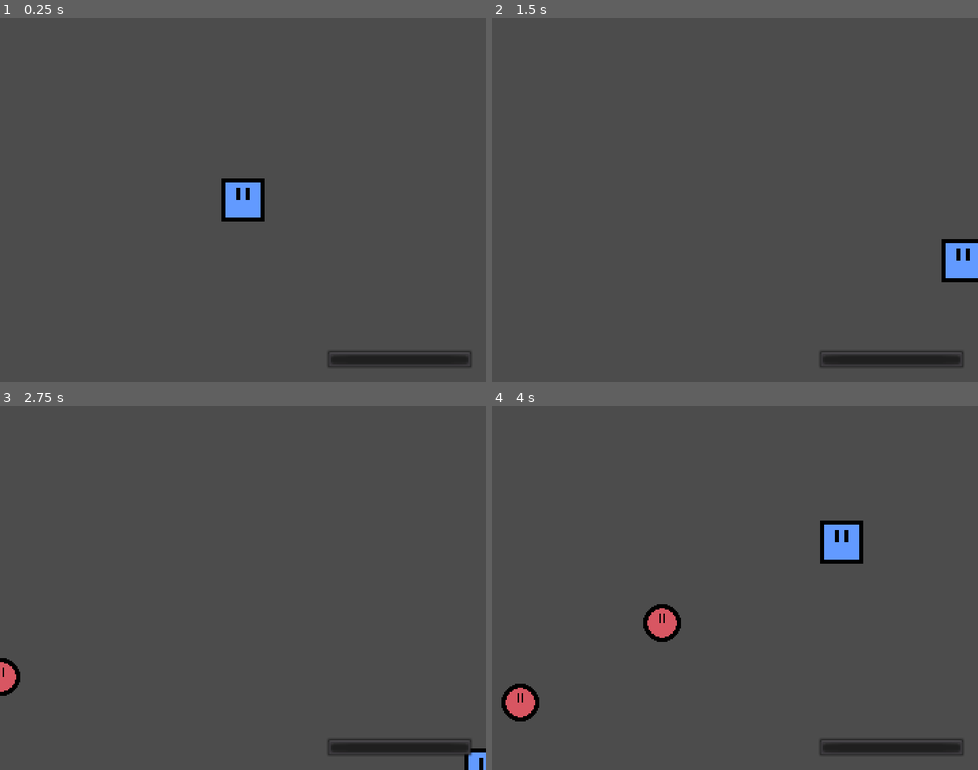
Above: before the commit, frames 1-4 (two rows, left to right).
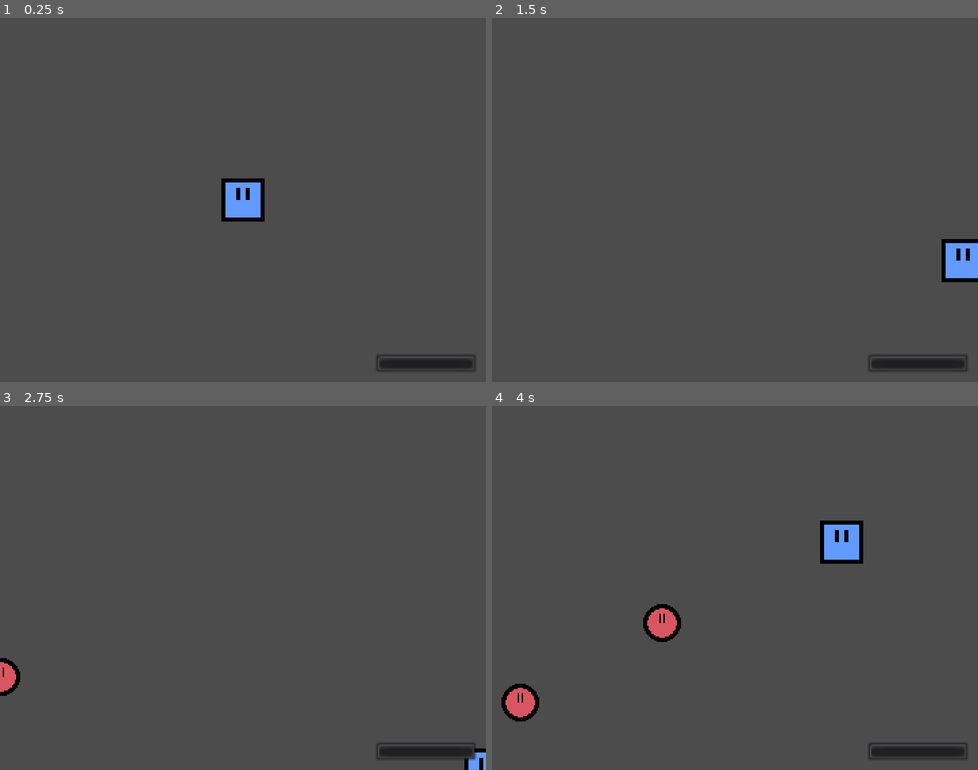
Above: after the commit, the same moments.

Repository: human-being-1/genius-hour-project
Game: Godot game, scene res://Scenes/Main.tscn
Same seed, same stepped clock (60 frames per second), same inputs: the game is played once before the commit and once after it.
Inputs (mouse positions are in pixels of both pictures, inside the frame that each line leads up to):
- Up to frame 1 (0.25 s): no input
- Up to frame 2 (1.5 s): tap Enter at 0.5 s; move the mouse to (841, 181) at 0.52 s; hold D (move_right) 0.53-1.28 s; move the mouse to (637, 218) at 1.27 s; hold S (move_down) from 1.28 s (still down)
- Up to frame 3 (2.75 s): move the mouse to (291, 507) at 2.02 s; release S (move_down) at 2.03 s; hold D (move_right) from 2.03 s (still down)
- Up to frame 4 (4 s): move the mouse to (710, 660) at 2.77 s; release D (move_right) at 2.78 s; hold W (move_up) 2.78-3.53 s; move the mouse to (880, 642) at 3.52 s; hold A (move_left) from 3.53 s (still down)

The runs differ from the first frame. In frame 1, 0.8% of the frame differs, in the area x 67-98%, y 91-98%; in frame 2, 0.8%; in frame 3, 0.8%, in the area x 67-99%, y 91-98%; in frame 4, 0.8%.

Commit message:
a

Diff:
--- a/Scenes/HUD.tscn
+++ b/Scenes/HUD.tscn
@@ -1,12 +1,16 @@
 [gd_scene format=2]
 
-[node name="HUD" type="Node2D"]
+[node name="CanvasLayer" type="CanvasLayer"]
 
 [node name="ProgressBar" type="ProgressBar" parent="."]
-margin_left = 246.0
-margin_top = 252.0
-margin_right = 356.0
-margin_bottom = 266.0
+anchor_left = 0.778
+anchor_top = 0.933
+anchor_right = 0.989
+anchor_bottom = 0.985
+margin_left = 2.91998
+margin_top = 3.09
+margin_right = 2.95999
+margin_bottom = 3.04999
 max_value = 5.0
 value = 5.0
 percent_visible = false
